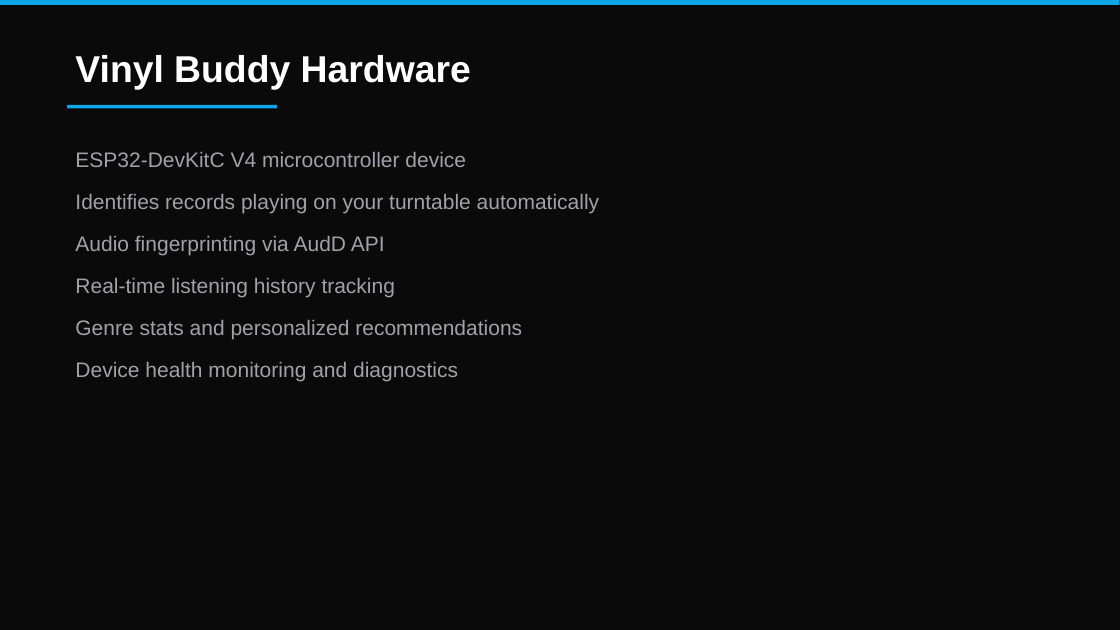
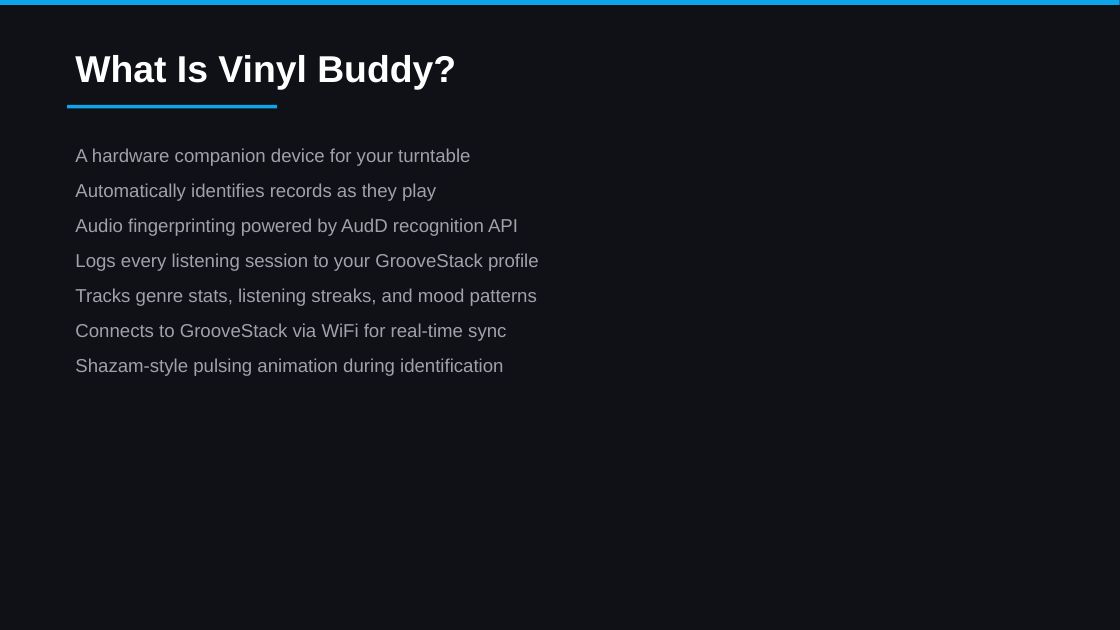
Before and after one commit to colelevy08/groovestack, a slide deck: slide 16 of GrooveStack_Overview.pptx (slide 7 before the commit). Drawn at 1120x630 pixels with LibreOffice and Linux fonts; fonts in the diff are those of the drawing. Boxes give left, top, right and bottom in pixels: in the first picture for what was removed or moved away, otherwise in the second. Text is boxed around its words. In the diff, an @@ line names an element or a change of style, - is before the commit and + after.

```diff
--- a/GrooveStack_Overview.pptx
+++ b/GrooveStack_Overview.pptx
@@ background #0A0A0A to #0F1117 @@
@@ text at (75,55,456,89): text changed @@
-Vinyl Buddy Hardware
+What Is Vinyl Buddy?
@@ text at (75,148,539,376): text changed; size 18 to 16 pt @@
-ESP32-DevKitC V4 microcontroller device
-Identifies records playing on your turntable automatically
-Audio fingerprinting via AudD API
-Real-time listening history tracking
-Genre stats and personalized recommendations
-Device health monitoring and diagnostics
+A hardware companion device for your turntable
+Automatically identifies records as they play
+Audio fingerprinting powered by AudD recognition API
+Logs every listening session to your GrooveStack profile
+Tracks genre stats, listening streaks, and mood patterns
+Connects to GrooveStack via WiFi for real-time sync
+Shazam-style pulsing animation during identification
```
Also in this commit, not shown: 11 other slides changed, 17 slides added, 7 slides removed, 6 other files.
